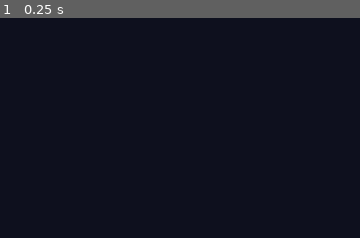
Above: before the commit, frame 1.
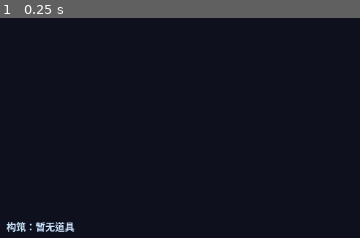
Above: after the commit, the same moment.

Repository: ngucua02-arch/UGDS_PixelRoguelike_game
Game: Godot game, scene res://scenes/main/Main.tscn
Same seed, same stepped clock (60 frames per second), same inputs: the game is played once before the commit and once after it.
Inputs:
- Up to frame 1 (0.25 s): no input
The pictures show only the part of the screen within x 0-50%, y 50-100%; the shares and areas given below are measured in that part.

The runs differ from the first frame. In frame 1, 0.6% of the frame differs, in the area x 1-21%, y 92-98%.

Commit message:
Complete run HUD and restart flow

Diff:
--- a/scenes/main/Main.tscn
+++ b/scenes/main/Main.tscn
@@ -34,7 +34,7 @@
 grow_horizontal = 2
 theme_override_colors/font_color = Color(1, 0.35, 0.55, 1)
 theme_override_font_sizes/font_size = 20
-text = "Boss：40 / 40"
+text = "首领生命：40 / 40"
 horizontal_alignment = 1
 
 [node name="BossHealthBar" type="ProgressBar" parent="Overlay"]
@@ -50,21 +50,3 @@
 show_percentage = false
 max_value = 40.0
 value = 40.0
-
-[node name="ResultLabel" type="Label" parent="Overlay"]
-anchors_preset = 8
-anchor_left = 0.5
-anchor_top = 0.5
-anchor_right = 0.5
-anchor_bottom = 0.5
-offset_left = -190.0
-offset_top = -38.0
-offset_right = 190.0
-offset_bottom = 38.0
-grow_horizontal = 2
-grow_vertical = 2
-theme_override_colors/font_color = Color(0.35, 1, 0.85, 1)
-theme_override_font_sizes/font_size = 30
-horizontal_alignment = 1
-vertical_alignment = 1
-text = ""
--- a/scenes/ui/HUD.tscn
+++ b/scenes/ui/HUD.tscn
@@ -4,6 +4,20 @@
 
 [node name="HUD" type="CanvasLayer"]
 script = ExtResource("1_hud")
+
+[node name="ItemSummary" type="Label" parent="."]
+anchors_preset = 1
+anchor_left = 0.0
+anchor_right = 0.0
+offset_left = 18.0
+offset_top = 492.0
+offset_right = 510.0
+offset_bottom = 642.0
+theme_override_colors/font_color = Color(0.8, 0.9, 1, 1)
+theme_override_font_sizes/font_size = 14
+text = "构筑：暂无道具"
+autowrap_mode = 2
+vertical_alignment = 2
 
 [node name="RewardPanel" type="PanelContainer" parent="."]
 visible = false
@@ -65,3 +79,40 @@
 theme_override_font_sizes/font_size = 18
 text = "奖励 3"
 autowrap_mode = 2
+
+[node name="ResultPanel" type="PanelContainer" parent="."]
+visible = false
+anchors_preset = 8
+anchor_left = 0.5
+anchor_top = 0.5
+anchor_right = 0.5
+anchor_bottom = 0.5
+offset_left = -250.0
+offset_top = -110.0
+offset_right = 250.0
+offset_bottom = 110.0
+grow_horizontal = 2
+grow_vertical = 2
+
+[node name="Margin" type="MarginContainer" parent="ResultPanel"]
+layout_mode = 2
+theme_override_constants/margin_left = 28
+theme_override_constants/margin_top = 24
+theme_override_constants/margin_right = 28
+theme_override_constants/margin_bottom = 24
+
+[node name="VBox" type="VBoxContainer" parent="ResultPanel/Margin"]
+layout_mode = 2
+theme_override_constants/separation = 20
+
+[node name="Title" type="Label" parent="ResultPanel/Margin/VBox"]
+layout_mode = 2
+theme_override_font_sizes/font_size = 30
+text = "本局结束"
+horizontal_alignment = 1
+
+[node name="RestartButton" type="Button" parent="ResultPanel/Margin/VBox"]
+custom_minimum_size = Vector2(220, 56)
+layout_mode = 2
+theme_override_font_sizes/font_size = 20
+text = "重新开始（Enter）"
--- a/scripts/main/Main.gd
+++ b/scripts/main/Main.gd
@@ -19,7 +19,6 @@
 
 @onready var health_label: Label = $Overlay/HealthLabel
 @onready var room_label: Label = $Overlay/RoomLabel
-@onready var result_label: Label = $Overlay/ResultLabel
 @onready var boss_health_bar: ProgressBar = $Overlay/BossHealthBar
 @onready var boss_health_label: Label = $Overlay/BossHealthLabel
 
@@ -40,7 +39,9 @@
 	add_child(player)
 	hud = HUD_SCENE.instantiate()
 	hud.item_chosen.connect(_on_item_chosen)
+	hud.restart_requested.connect(_restart_run)
 	add_child(hud)
+	hud.call("set_item_summary", selected_items)
 	_start_room(0)
 
 
@@ -59,15 +60,13 @@
 	run_ended = true
 	run_state = &"defeat"
 	_stop_combat()
-	result_label.text = "你被击败了\n按 R 重新开始"
-	result_label.add_theme_color_override("font_color", Color(1.0, 0.35, 0.48, 1.0))
+	hud.call("present_result", "本局失败\n玩家已被击败", Color(1.0, 0.35, 0.48, 1.0))
 
 
 func _on_room_cleared() -> void:
 	if run_ended or run_state != &"combat":
 		return
 	run_state = &"reward"
-	result_label.text = ""
 	player.set("damage_enabled", false)
 	_clear_player_projectiles()
 	player.process_mode = Node.PROCESS_MODE_DISABLED
@@ -100,6 +99,7 @@
 	var selected_item := reward_items[item_index]
 	selected_items.append(selected_item)
 	player.call("apply_item", selected_item)
+	hud.call("set_item_summary", selected_items)
 	reward_items.clear()
 	if current_room_index == ROOM_MELEE_COUNTS.size() - 1:
 		hud.call("hide_rewards")
@@ -114,7 +114,6 @@
 func _start_room(room_index: int) -> void:
 	current_room_index = room_index
 	run_state = &"combat"
-	result_label.text = ""
 	room_label.text = "房间：%d / %d" % [current_room_index + 1, ROOM_MELEE_COUNTS.size()]
 	_clear_player_projectiles()
 	if is_instance_valid(room):
@@ -132,7 +131,6 @@
 func _start_boss_room() -> void:
 	current_room_index = ROOM_MELEE_COUNTS.size()
 	run_state = &"boss"
-	result_label.text = ""
 	room_label.text = "最终战：霓虹守卫"
 	_clear_player_projectiles()
 	if is_instance_valid(room):
@@ -153,14 +151,14 @@
 	boss_health_bar.max_value = 40.0
 	boss_health_bar.value = 40.0
 	boss_health_bar.show()
-	boss_health_label.text = "Boss：40 / 40"
+	boss_health_label.text = "首领生命：40 / 40"
 	boss_health_label.show()
 
 
 func _on_boss_health_changed(current: int, maximum: int) -> void:
 	boss_health_bar.max_value = maximum
 	boss_health_bar.value = current
-	boss_health_label.text = "Boss：%d / %d" % [current, maximum]
+	boss_health_label.text = "首领生命：%d / %d" % [current, maximum]
 
 
 func _on_boss_died() -> void:
@@ -169,8 +167,7 @@
 	run_ended = true
 	run_state = &"victory"
 	_stop_combat()
-	result_label.text = "Boss 已击败！\n按 R 重新开始"
-	result_label.add_theme_color_override("font_color", Color(0.35, 1.0, 0.85, 1.0))
+	hud.call("present_result", "胜利！\n霓虹守卫已被击败", Color(0.35, 1.0, 0.85, 1.0))
 	boss_health_bar.hide()
 	boss_health_label.hide()
 
@@ -194,3 +191,7 @@
 			child.set_deferred("monitoring", false)
 			child.set_deferred("monitorable", false)
 			child.queue_free()
+
+
+func _restart_run() -> void:
+	get_tree().reload_current_scene()
--- a/scripts/ui/HUD.gd
+++ b/scripts/ui/HUD.gd
@@ -1,8 +1,13 @@
 extends CanvasLayer
 
 signal item_chosen(item_index: int)
+signal restart_requested
 
 @onready var reward_panel: PanelContainer = $RewardPanel
+@onready var item_summary: Label = $ItemSummary
+@onready var result_panel: PanelContainer = $ResultPanel
+@onready var result_title: Label = $ResultPanel/Margin/VBox/Title
+@onready var restart_button: Button = $ResultPanel/Margin/VBox/RestartButton
 @onready var choice_buttons: Array[Button] = [
 	$RewardPanel/Margin/VBox/Choices/Choice0,
 	$RewardPanel/Margin/VBox/Choices/Choice1,
@@ -14,8 +19,31 @@
 
 func _ready() -> void:
 	reward_panel.hide()
+	result_panel.hide()
+	restart_button.pressed.connect(_on_restart_pressed)
 	for index in range(choice_buttons.size()):
 		choice_buttons[index].pressed.connect(_on_choice_pressed.bind(index))
+	set_item_summary([])
+
+
+func set_item_summary(items: Array[ItemData]) -> void:
+	if items.is_empty():
+		item_summary.text = "构筑：暂无道具"
+		return
+	var summaries: PackedStringArray = []
+	for item in items:
+		var effect := item.description
+		if effect.ends_with("。"):
+			effect = effect.trim_suffix("。")
+		summaries.append("%s：%s" % [item.display_name, effect])
+	item_summary.text = "构筑：\n" + "\n".join(summaries)
+
+
+func present_result(title: String, color: Color) -> void:
+	result_title.text = title
+	result_title.add_theme_color_override("font_color", color)
+	result_panel.show()
+	restart_button.grab_focus()
 
 
 func present_rewards(items: Array[ItemData]) -> void:
@@ -44,3 +72,16 @@
 		button.disabled = true
 	reward_panel.hide()
 	item_chosen.emit(index)
+
+
+func _unhandled_input(event: InputEvent) -> void:
+	if not result_panel.visible or not event is InputEventKey:
+		return
+	var key_event := event as InputEventKey
+	if key_event.pressed and not key_event.echo and key_event.keycode in [KEY_ENTER, KEY_KP_ENTER]:
+		_on_restart_pressed()
+
+
+func _on_restart_pressed() -> void:
+	if result_panel.visible:
+		restart_requested.emit()
